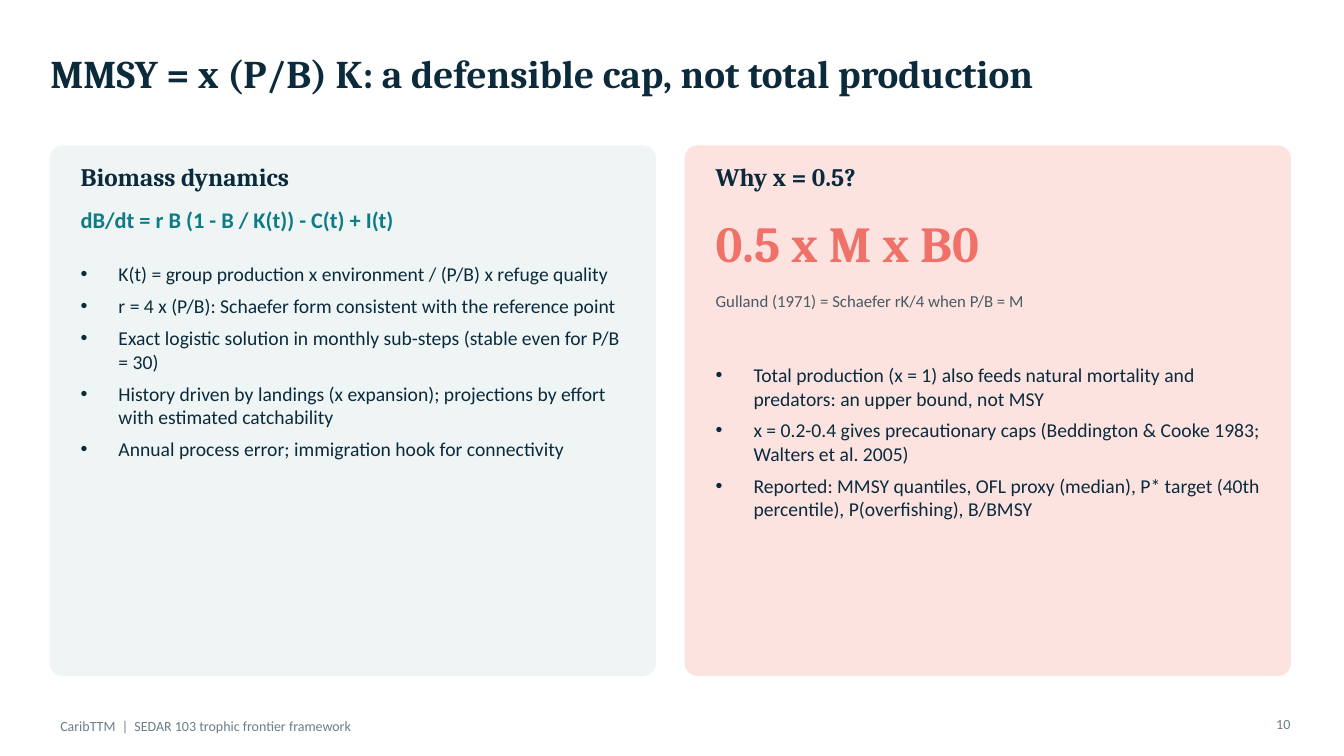
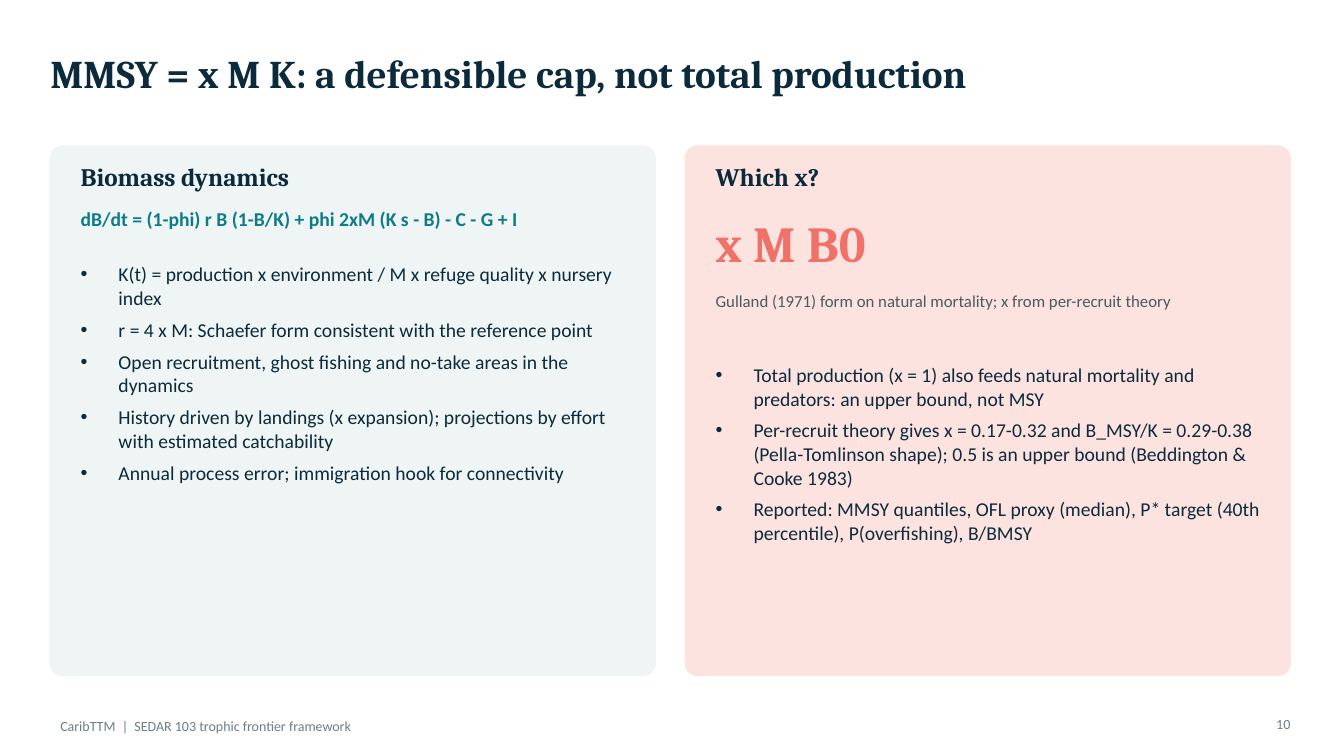
Before and after one commit to mattwoodstock/CaribTrophicTransfer, a slide deck: slide 10 of docs/presentation/CaribTTM_StCroix_Trap.pptx. Drawn at 1344x756 pixels with LibreOffice and Linux fonts; fonts in the diff are those of the drawing. Boxes give left, top, right and bottom in pixels: in the first picture for what was removed or moved away, otherwise in the second. Text is boxed around its words. In the diff, an @@ line names an element or a change of style, - is before the commit and + after.

```diff
--- a/docs/presentation/CaribTTM_StCroix_Trap.pptx
+++ b/docs/presentation/CaribTTM_StCroix_Trap.pptx
@@ title at <box>50,60,966,97</box>: text changed @@
-MMSY = x (P/B) K: a defensible cap, not total production
+MMSY = x M K: a defensible cap, not total production
@@ text at <box>716,168,820,187</box>: text changed @@
-Why x = 0.5?
+Which x?
@@ text at <box>81,211,517,229</box>: text changed; size 16 to 14 pt @@
-dB/dt = r B (1 - B / K(t)) - C(t) + I(t)
+dB/dt = (1-phi) r B (1-B/K) + phi 2xM (K s - B) - C - G + I
@@ text at <box>716,228,866,262</box>: text changed @@
-0.5 x M x B0
+x M B0
@@ text at <box>118,267,611,395</box>: text changed @@
-• K(t) = group production x environment / (P/B) x refuge quality
-• r = 4 x (P/B): Schaefer form consistent with the reference point
-• Exact logistic solution in monthly sub-steps (stable even for P/B = 30)
+• K(t) = production x environment / M x refuge quality x nursery index
+• r = 4 x M: Schaefer form consistent with the reference point
+• Open recruitment, ghost fishing and no-take areas in the dynamics
@@ text at <box>716,295,1171,310</box>: text changed @@
-Gulland (1971) = Schaefer rK/4 when P/B = M
+Gulland (1971) form on natural mortality; x from per-recruit theory
@@ text at <box>754,423,1252,488</box>: text changed @@
-• x = 0.2-0.4 gives precautionary caps (Beddington & Cooke 1983; Walters et al. 2005)
+• Per-recruit theory gives x = 0.17-0.32 and B_MSY/K = 0.29-0.38 (Pella-Tomlinson shape); 0.5 is an upper bound (Beddington & Cooke 1983)
```
Also in this commit, not shown: 13 other slides changed, 6 slides added, 11 other files.
